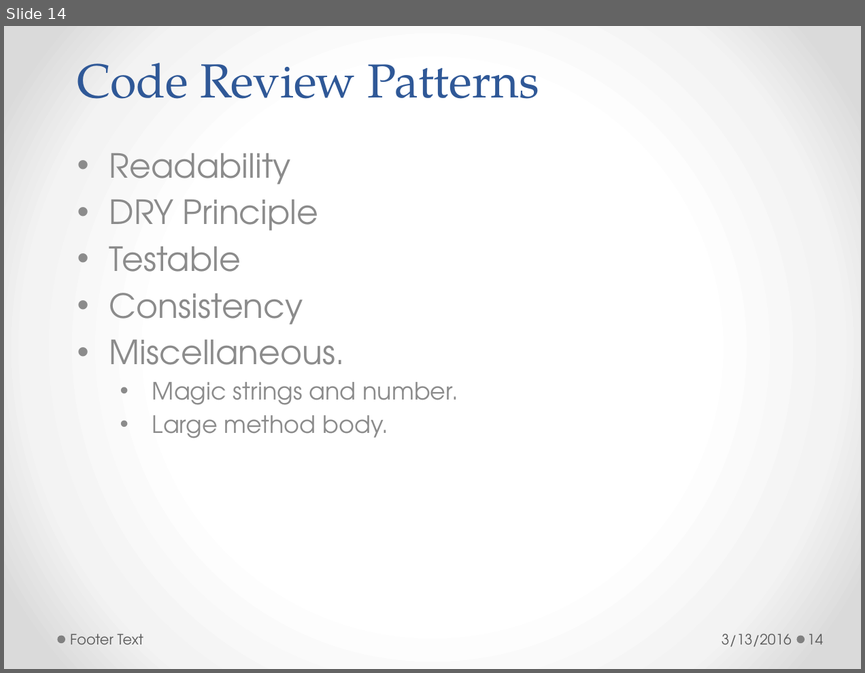
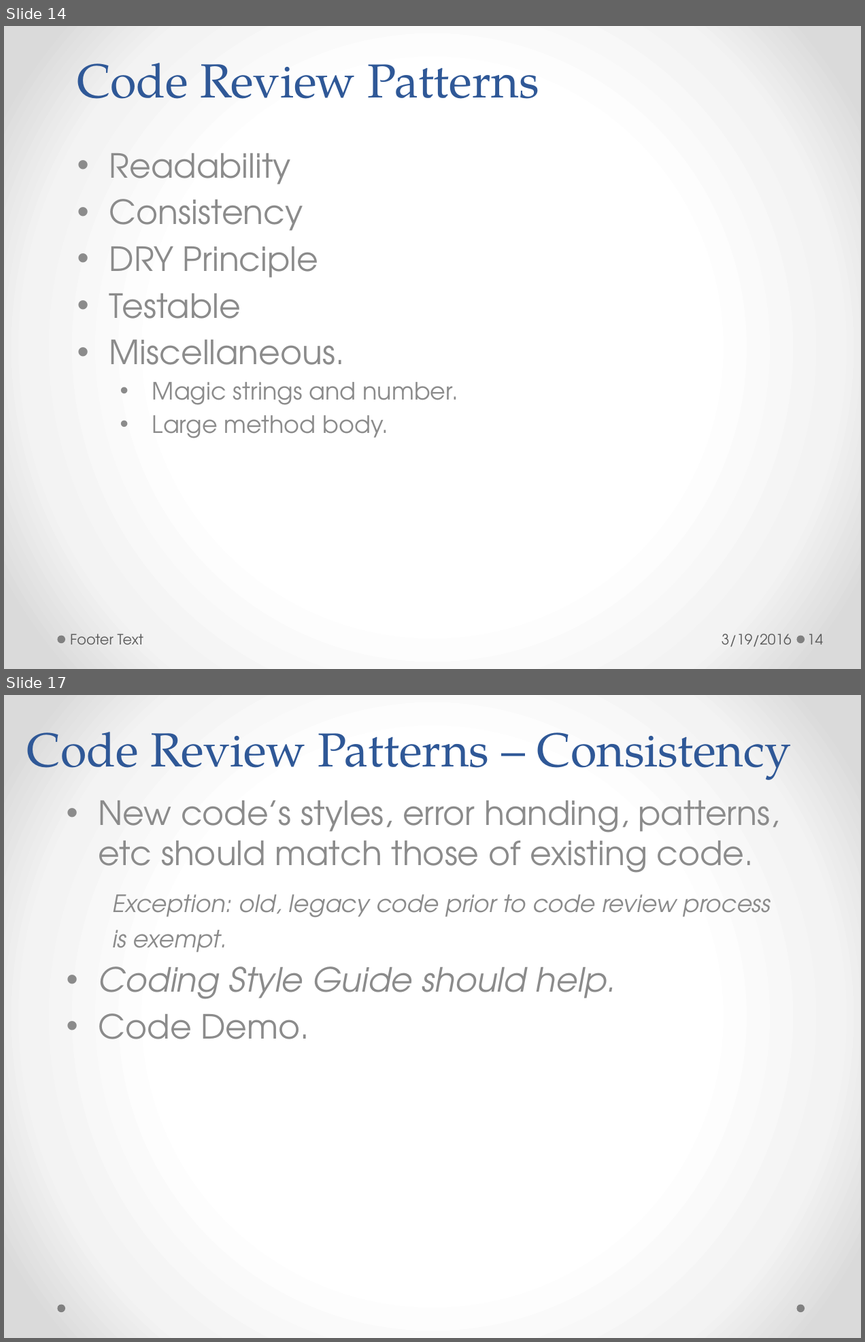
Before and after one commit to h-t-tran/brown, a slide deck: codereview/tech-presentation-effective-codereview.pptx. Shown one above the other, each under a label of ours: slide 14 before the commit, slides 14 and 17 after it; the slides between them are not shown. The pictures are 865x673 and 865x1342 pixels, drawn with LibreOffice and Linux fonts; fonts in the diff are those of the drawing. Boxes give left, top, right and bottom in pixels: in the first picture for what was removed or moved away, otherwise in the second. Text is boxed around its words. In the diff, an @@ line names an element or a change of style, - is before the commit and + after.

Commit message:
add code review code

```diff
--- a/codereview/tech-presentation-effective-codereview.pptx
+++ b/codereview/tech-presentation-effective-codereview.pptx
@@ slide 17 added at bbox=[4, 695, 861, 1338], background gradient #FFFFFF to #F4F4F4 to #DADADA; not listed: 2 template elements that a slide beside it also shows @@
@@ title added at bbox=[27, 732, 791, 780], 40 pt, text #2F5897 @@
+Code Review Patterns – Consistency
@@ text added at bbox=[99, 800, 779, 1039], 28 pt, text #8C8C8C, italic @@
+• New code’s styles, error handing, patterns, etc should match those of existing code.
+Exception: old, legacy code prior to code review process
+is exempt.
+• Coding Style Guide should help.
+• Code Demo.
@@ slide 14 changed as well @@
@@ subtitle at bbox=[109, 199, 303, 231]: paragraph added @@
+• Consistency
@@ subtitle at bbox=[109, 293, 303, 325]: paragraph removed @@
-• Consistency
@@ text at bbox=[721, 633, 791, 646]: text changed @@
-3/13/2016
+3/19/2016
```
Also in this commit, not shown: 22 other slides changed, 1 other slide added, 7 other files.
